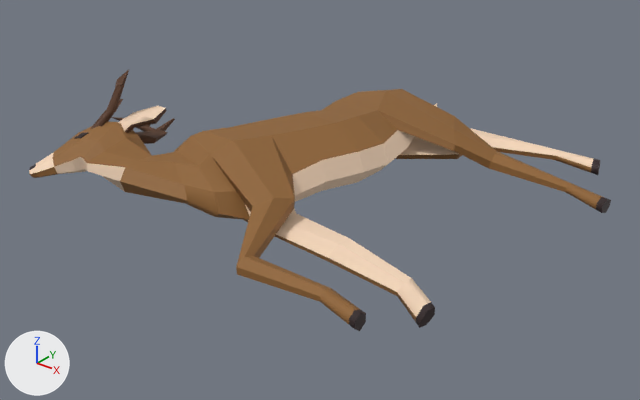
The FBX model Horror Bike/Assets/_MODELS/Obstacles/Roadkill_Deer.fbx as it was, and as the next commit left it.
Before and after are seen from a camera (50 mm lens) standing at (5.05, -6.67, 3.89) and looking at (-0.27, -0.02, -0.24). Every picture has the same lights, and +X, +Y and +Z are marked at lower left. Where no turn or scale is listed for an object, it has been applied to the vertices.

Names of what the first picture shows: 'Geo_Deer.001'.
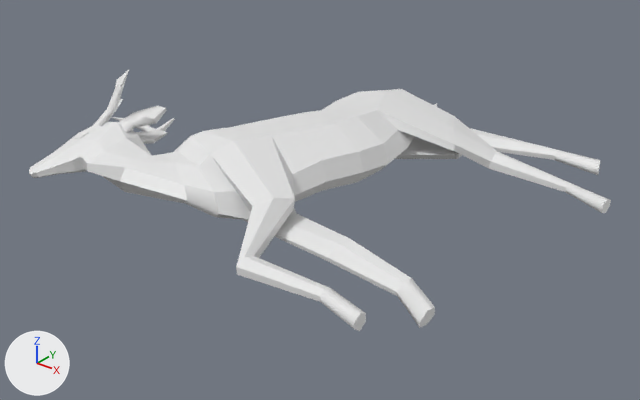
Pixel boxes [x1, y1, x2, y2] of what changed, in the pictures (640 x 400 px):
'Geo_Deer.001', recoloured (brown to white)
    both: [29, 69, 611, 331]

Patch to the scene script:
```diff
--- a/Horror Bike/Assets/_MODELS/Obstacles/Roadkill_Deer.fbx.py
+++ b/Horror Bike/Assets/_MODELS/Obstacles/Roadkill_Deer.fbx.py
@@ me_geo_deer_001 @@
 me_geo_deer_001.from_pydata(...)  # 407 vertices, 396 faces; spans x -3.15..2.39, y -2.05..2.67, z -0.12..1.0
-me_geo_deer_001.materials.append(mat_lambert2sg_001)  # picture img_tex_deer_png
```
